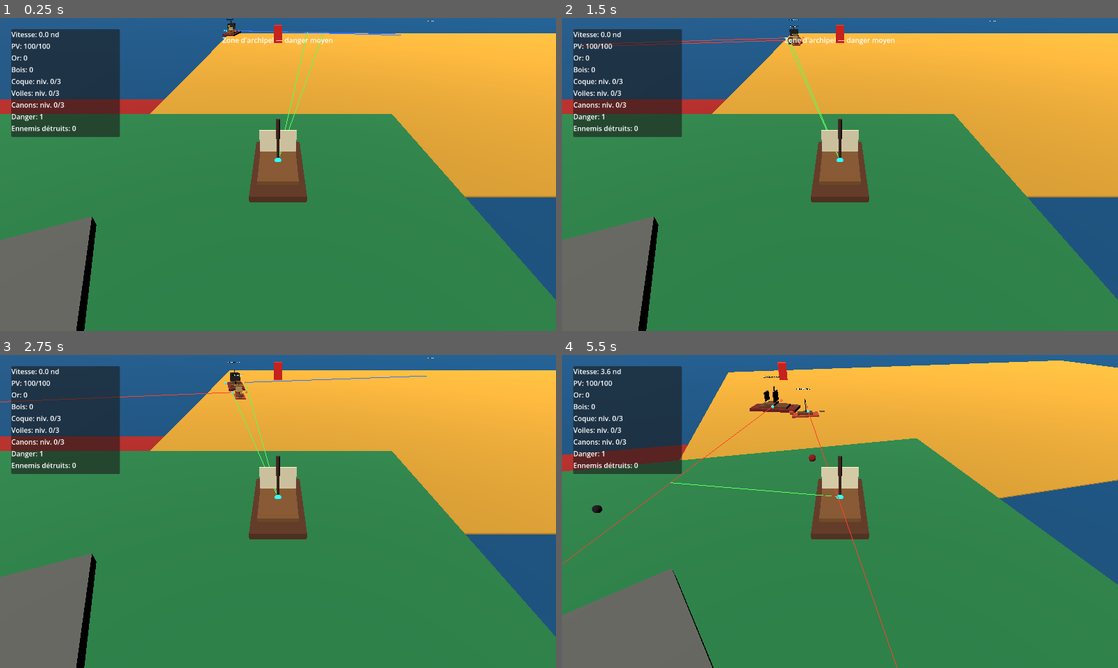
Above: before the commit, frames 1-4 (two rows, left to right).
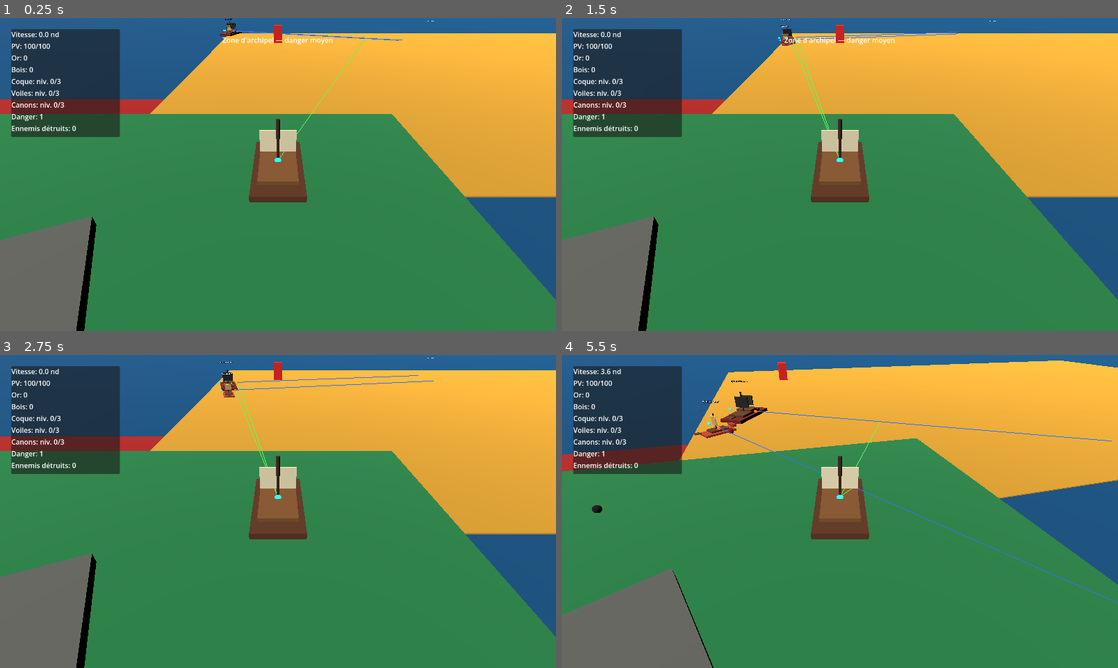
Above: after the commit, the same moments.

Repository: blou132/jeux-pirate
Game: Godot game, scene res://scenes/world/World.tscn
Same seed, same stepped clock (60 frames per second), same inputs: the game is played once before the commit and once after it.
Inputs (mouse positions are in pixels of both pictures, inside the frame that each line leads up to):
- Up to frame 1 (0.25 s): no input
- Up to frame 2 (1.5 s): tap Enter at 0.5 s; move the mouse to (962, 158) at 0.52 s; hold D 0.53-1.25 s; tap R at 0.6 s; click (962, 158) at 0.67 s; drag from (728, 190) to (812, 237) at 1.27 s
- Up to frame 3 (2.75 s): move the mouse to (333, 442) at 2.02 s; hold D from 2.03 s (still down); hold Q from 2.03 s (still down)
- Up to frame 4 (5.5 s): release D at 2.75 s; release Q at 2.75 s; drag from (812, 574) to (673, 464) at 2.77 s; move the mouse to (1006, 558) at 3.52 s; hold A 3.53-4.25 s; tap R at 3.6 s; drag from (673, 464) to (756, 433) at 4.27 s; move the mouse to (867, 511) at 5.02 s; hold S from 5.03 s (still down); hold Q from 5.03 s (still down); click (867, 511) at 5.17 s

The runs differ from the first frame. In frame 1, 0.4% of the frame differs, in the area x 39-73%, y 0-45%; in frame 2, 0.6%; in frame 3, 0.7%; in frame 4, 1.6%, in the area x 0-100%, y 6-100%.

Commit message:
fix: smooth enemy ship turning

Diff:
--- a/scripts/boats/EnemyShip.gd
+++ b/scripts/boats/EnemyShip.gd
@@ -9,6 +9,8 @@
 @export var max_health: int = 60
 @export var move_speed: float = 7.0
 @export var turn_speed: float = 1.15
+@export var turn_acceleration: float = 2.8
+@export var turn_deceleration: float = 3.2
 @export var contact_damage: int = 12
 @export var attack_range: float = 20.0
 @export var attack_cooldown: float = 2.2
@@ -21,6 +23,7 @@
 @export var debug_show_aim_points: bool = true
 
 var health: int
+var angular_velocity: float = 0.0
 var _destroyed: bool = false
 
 
@@ -103,9 +106,34 @@
 
 	desired_forward.y = 0.0
 	desired_forward = desired_forward.normalized()
-	var current_forward := -global_transform.basis.z
-	var signed_angle := current_forward.signed_angle_to(desired_forward, Vector3.UP)
-	var turn_amount := clampf(signed_angle, -turn_speed * delta, turn_speed * delta)
+	var current_forward: Vector3 = -global_transform.basis.z
+	current_forward.y = 0.0
+	if current_forward.length_squared() < 0.01:
+		brake(delta)
+		return
+
+	current_forward = current_forward.normalized()
+	var signed_angle: float = current_forward.signed_angle_to(desired_forward, Vector3.UP)
+	var max_turn_rate: float = maxf(0.0, turn_speed)
+	var target_angular_velocity: float = clampf(
+		signed_angle * turn_acceleration,
+		-max_turn_rate,
+		max_turn_rate
+	)
+	angular_velocity = move_toward(
+		angular_velocity,
+		target_angular_velocity,
+		turn_acceleration * delta
+	)
+
+	if absf(signed_angle) < 0.02:
+		angular_velocity = move_toward(angular_velocity, 0.0, turn_deceleration * delta)
+
+	var turn_amount: float = angular_velocity * delta
+	if absf(turn_amount) > absf(signed_angle):
+		turn_amount = signed_angle
+		angular_velocity = 0.0
+
 	var clamped_speed_scale: float = clampf(speed_scale, 0.0, 1.0)
 
 	rotate_y(turn_amount)
@@ -115,6 +143,7 @@
 
 
 func brake(delta: float) -> void:
+	angular_velocity = move_toward(angular_velocity, 0.0, turn_deceleration * delta)
 	velocity = velocity.move_toward(Vector3.ZERO, move_speed * delta)
 	move_and_slide()
 	global_position.y = 0.0
@@ -178,6 +207,8 @@
 
 func _destroy() -> void:
 	_destroyed = true
+	angular_velocity = 0.0
+	velocity = Vector3.ZERO
 	var sink_position := global_position
 	var loot_system := get_tree().get_first_node_in_group("loot_system")
 	if loot_system != null and loot_system.has_method("drop_from_ship"):
